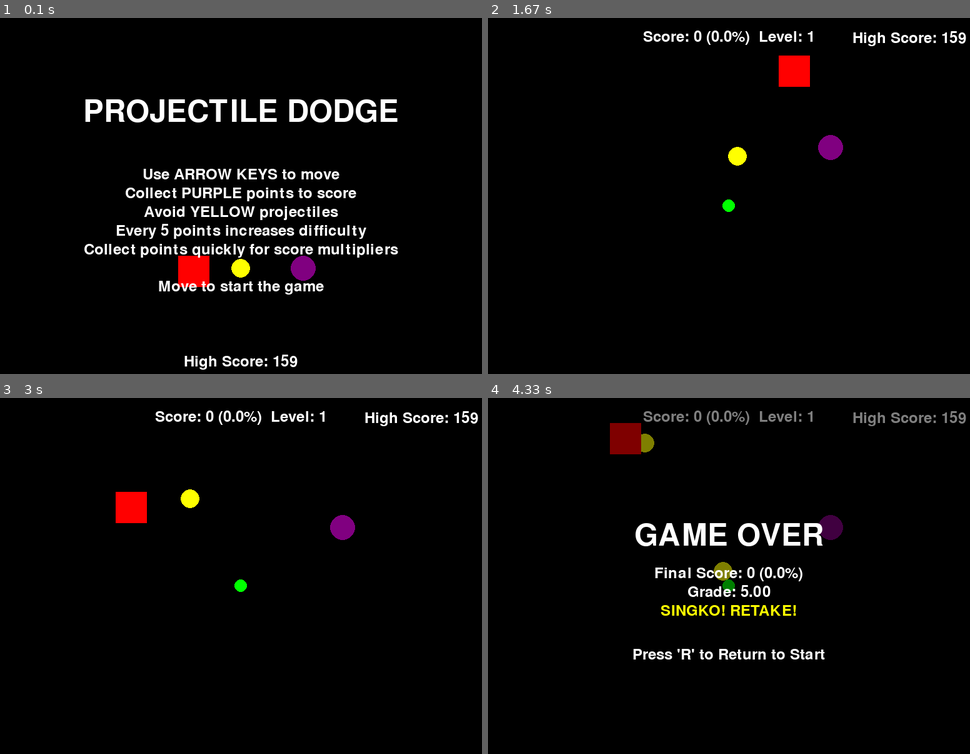
Above: before the commit, frames 1-4 (two rows, left to right).
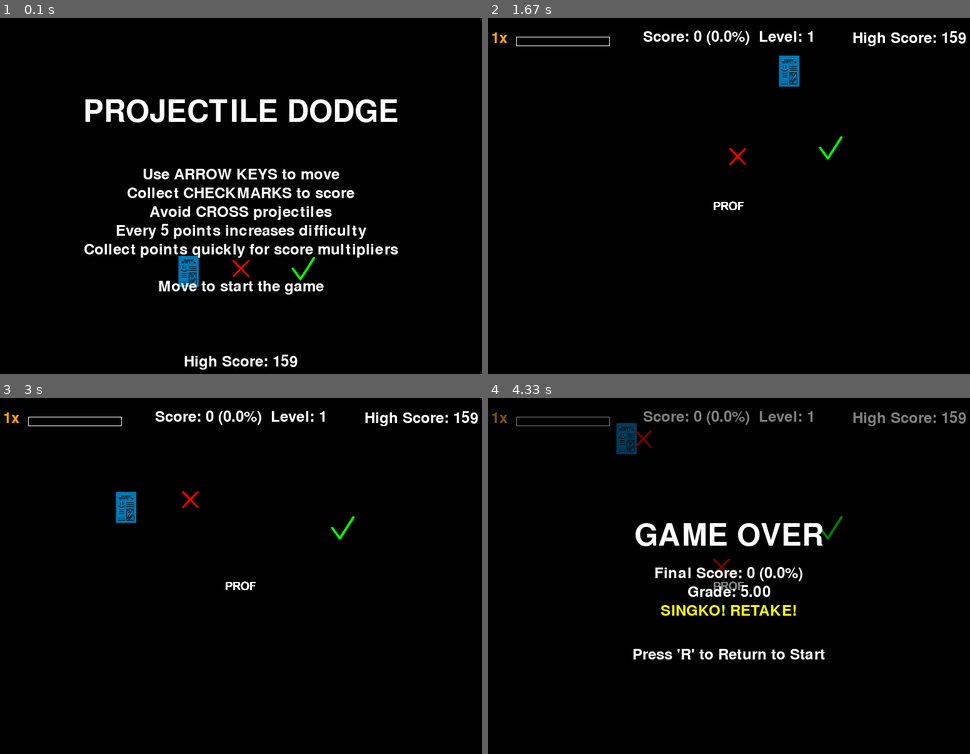
Above: after the commit, the same moments.

Repository: ThatDott/The-Last-Bluebook
Game: pygame game, started from pygame_template.py
Two runs of this game, one before a commit and one after it. Both use one fixed random seed, a clock stepped at 60 frames per second and the inputs below.
Inputs:
- Up to frame 1 (0.1 s): no input
- Up to frame 2 (1.67 s): hold Right 0.33-0.8 s; hold Up 0.83-1.13 s; hold Right 1.17-1.63 s
- Up to frame 3 (3 s): hold Left 1.67-2.2 s; hold Down 2.23-2.53 s; hold Left 2.57-2.97 s
- Up to frame 4 (4.33 s): hold Up 3-3.37 s; hold Right 3.4-4.03 s

The runs differ from the first frame. In frame 1, 2.7% of the frame differs, in the area x 26-74%, y 47-76%; in frame 2, 1.3%; in frame 3, 1.3%; in frame 4, 1.3%.

Commit message:
feat: convert game objects to sprites with custom image support

Diff:
--- a/pygame_template.py
+++ b/pygame_template.py
@@ -37,11 +37,75 @@
 pygame.display.set_caption("Projectile Dodge Game")
 clock = pygame.time.Clock()
 
-# Create sounds directory if it doesn't exist
+# Create directories if they don't exist
 sounds_dir = os.path.join(os.path.dirname(os.path.abspath(__file__)), "sounds")
+images_dir = os.path.join(os.path.dirname(os.path.abspath(__file__)), "images")
 os.makedirs(sounds_dir, exist_ok=True)
-
-# Load sound files
+os.makedirs(images_dir, exist_ok=True)
+
+# Load images or use defaults
+try:
+    # Try to load player image
+    player_image_path = os.path.join(images_dir, "player.png")
+    if os.path.exists(player_image_path):
+        player_image = pygame.image.load(player_image_path).convert()
+    else:
+        player_image = pygame.Surface((50, 50))
+        player_image.fill(RED)
+
+    # Try to load generator image
+    generator_image_path = os.path.join(images_dir, "generator.png")
+    if os.path.exists(generator_image_path):
+        generator_image = pygame.image.load(generator_image_path).convert_alpha()
+    else:
+        generator_image = pygame.Surface((20, 20))
+        generator_image.fill(GREEN)
+
+    # Try to load projectile image
+    projectile_image_path = os.path.join(images_dir, "projectile.png")
+    if os.path.exists(projectile_image_path):
+        projectile_image = pygame.image.load(projectile_image_path).convert_alpha()
+    else:
+        projectile_image = pygame.Surface((30, 30), pygame.SRCALPHA)
+        pygame.draw.circle(projectile_image, YELLOW, (15, 15), 15)
+
+    # Try to load point image
+    point_image_path = os.path.join(images_dir, "point.png")
+    if os.path.exists(point_image_path):
+        point_image = pygame.image.load(point_image_path).convert_alpha()
+    else:
+        point_image = pygame.Surface((40, 40), pygame.SRCALPHA)
+        pygame.draw.circle(point_image, PURPLE, (20, 20), 20)
+
+except Exception as e:
+    print(f"Error loading images: {e}")
+    # Create default images if loading fails
+    player_image = pygame.Surface((50, 50))
+    player_image.fill(RED)
+
+    generator_image = pygame.Surface((20, 20))
+    generator_image.fill(GREEN)
+
+    projectile_image = pygame.Surface((30, 30), pygame.SRCALPHA)
+    pygame.draw.circle(projectile_image, YELLOW, (15, 15), 15)
+
+    point_image = pygame.Surface((40, 40), pygame.SRCALPHA)
+    pygame.draw.circle(point_image, PURPLE, (20, 20), 20)
+
+# Resize images to match the original sizes
+player_size = 50
+player_image = pygame.transform.scale(player_image, (0.67 * player_size, player_size))
+
+generator_size = 50
+generator_image = pygame.transform.scale(generator_image, (generator_size, generator_size))
+
+projectile_size = 15
+projectile_image = pygame.transform.scale(projectile_image, (projectile_size*2, projectile_size*2))
+
+point_size = 20
+point_image = pygame.transform.scale(point_image, (point_size*2, point_size*2))
+
+# Create sound files if they don't exist
 try:
     # Game over sound
     game_over_sound = pygame.mixer.Sound(os.path.join(sounds_dir, "game_over.wav"))
@@ -61,7 +125,6 @@
 
 # Game variables
 player_pos = [SCREEN_WIDTH // 4, SCREEN_HEIGHT // 4]  # Start player away from center
-player_size = 50
 player_speed = 5
 game_state = STATE_START_SCREEN
 score = 0
@@ -80,7 +143,6 @@
 
 # Projectile variables
 projectiles = []
-projectile_size = 15
 projectile_speed = 4
 last_projectile_time = time.time()
 base_projectile_interval = 1.0  # Base interval (1 projectile per second)
@@ -89,11 +151,32 @@
 
 # Point object variables
 point_pos = [0, 0]
-point_size = 20
 min_distance_from_center = 150  # Minimum distance from center
 
-class Projectile:
+# Sprite classes
+class Player(pygame.sprite.Sprite):
+    def __init__(self, x, y):
+        super().__init__()
+        self.image = player_image
+        self.rect = self.image.get_rect()
+        self.rect.topleft = (x, y)
+
+    def update(self, x, y):
+        self.rect.topleft = (x, y)
+
+class Generator(pygame.sprite.Sprite):
+    def __init__(self):
+        super().__init__()
+        self.image = generator_image
+        self.rect = self.image.get_rect()
+        self.rect.center = (CENTER_X, CENTER_Y)
+
+class Projectile(pygame.sprite.Sprite):
     def __init__(self, target_x, target_y):
+        super().__init__()
+        self.image = projectile_image
+        self.rect = self.image.get_rect()
+        self.rect.center = (CENTER_X, CENTER_Y)
         self.x = CENTER_X
         self.y = CENTER_Y
 
@@ -115,6 +198,7 @@
     def update(self):
         self.x += self.dx
         self.y += self.dy
+        self.rect.center = (self.x, self.y)
 
         # Check if projectile is out of bounds
         if (self.x < -projectile_size or self.x > SCREEN_WIDTH + projectile_size or
@@ -122,18 +206,31 @@
             return False  # Remove this projectile
         return True
 
-    def draw(self):
-        pygame.draw.circle(screen, YELLOW, (int(self.x), int(self.y)), projectile_size)
-
-    def check_collision(self, player_x, player_y, player_size):
-        # Simple collision detection using distance between centers
-        dx = self.x - (player_x + player_size/2)
-        dy = self.y - (player_y + player_size/2)
-        distance = math.sqrt(dx*dx + dy*dy)
-
-        # If the distance is less than the sum of radii, collision occurred
-        # Using player_size/2 as an approximation for player's radius
-        return distance < (projectile_size + player_size/2)
+    def check_collision(self, player_rect):
+        # Use pygame's built-in collision detection
+        return self.rect.colliderect(player_rect)
+
+class Point(pygame.sprite.Sprite):
+    def __init__(self, x, y):
+        super().__init__()
+        self.image = point_image
+        self.rect = self.image.get_rect()
+        self.rect.center = (x, y)
+
+    def update(self, x, y):
+        self.rect.center = (x, y)
+
+# Create sprite instances
+player = Player(player_pos[0], player_pos[1])
+generator = Generator()
+point = Point(0, 0)  # Will be positioned later
+
+# Sprite groups
+all_sprites = pygame.sprite.Group()
+projectile_sprites = pygame.sprite.Group()
+all_sprites.add(generator)
+all_sprites.add(player)
+all_sprites.add(point)
 
 def get_grade_info(score):
     """Get grade and message based on score percentage"""
@@ -247,15 +344,25 @@
     """Start a new game"""
     global player_pos, projectiles, game_state, score, last_projectile_time, point_pos
     global difficulty_level, projectile_interval, score_multiplier, last_point_time
+    global projectile_sprites
 
     player_pos = [SCREEN_WIDTH // 4, SCREEN_HEIGHT // 4]
+    player.update(player_pos[0], player_pos[1])
+
+    # Clear projectiles
     projectiles = []
+    projectile_sprites.empty()
+
     game_state = STATE_PLAYING
     score = 0
     difficulty_level = 1
     projectile_interval = base_projectile_interval
     last_projectile_time = time.time()
+
+    # Generate new point position
     point_pos = generate_point_position()
+    point.update(point_pos[0], point_pos[1])
+
     score_multiplier = 1
     last_point_time = time.time()
 
@@ -312,27 +419,17 @@
         player_pos[0] = max(0, min(player_pos[0], SCREEN_WIDTH - player_size))
         player_pos[1] = max(0, min(player_pos[1], SCREEN_HEIGHT - player_size))
 
+        # Update player sprite position
+        player.update(player_pos[0], player_pos[1])
+
     return True
 
 def check_point_collision():
     """Check if player has collected the point"""
     global score, point_pos, score_multiplier, last_point_time
 
-    # Get player center
-    player_center_x = player_pos[0] + player_size/2
-    player_center_y = player_pos[1] + player_size/2
-
-    # Get point center
-    point_center_x = point_pos[0]
-    point_center_y = point_pos[1]
-
-    # Calculate distance
-    dx = player_center_x - point_center_x
-    dy = player_center_y - point_center_y
-    distance = math.sqrt(dx*dx + dy*dy)
-
-    # Check collision (using player_size/2 + point_size as collision radius)
-    if distance < (player_size/2 + point_size):
+    # Use sprite collision detection
+    if player.rect.colliderect(point.rect):
         current_time = time.time()
 
         # Check if this point was collected within the multiplier time window
@@ -343,14 +440,15 @@
             # Reset multiplier if too much time has passed
             score_multiplier = 1
 
-        # Add score with multiplier
-        score += 1 * score_multiplier
+        # Add score with multiplier (score_multiplier points per collection)
+        score += score_multiplier
 
         # Update last point time
         last_point_time = current_time
 
         # Generate new point
         point_pos = generate_point_position()
+        point.update(point_pos[0], point_pos[1])
         point_sound.play()  # Play point sound
 
         # Check if difficulty should increase
@@ -361,7 +459,7 @@
 
 def update():
     """Update game state"""
-    global projectiles, last_projectile_time, game_state
+    global projectiles, last_projectile_time, game_state, projectile_sprites
 
     if game_state != STATE_PLAYING:
         return
@@ -375,6 +473,7 @@
         # Create a new projectile aimed at the player's current position
         new_projectile = Projectile(player_pos[0] + player_size/2, player_pos[1] + player_size/2)
         projectiles.append(new_projectile)
+        projectile_sprites.add(new_projectile)
         last_projectile_time = current_time
 
         # Play projectile launch sound
@@ -385,7 +484,7 @@
     while i < len(projectiles):
         if projectiles[i].update():
             # Check for collision with player
-            if projectiles[i].check_collision(player_pos[0], player_pos[1], player_size):
+            if projectiles[i].check_collision(player.rect):
                 game_state = STATE_GAME_OVER
                 game_over_sound.play()  # Play game over sound
 
@@ -397,6 +496,7 @@
             i += 1
         else:
             # Remove projectile if it's out of bounds
+            projectile_sprites.remove(projectiles[i])
             projectiles.pop(i)
 
     # Check if player collected a point
@@ -415,8 +515,8 @@
     font_instructions = pygame.font.SysFont(None, 36)
     instructions = [
         "Use ARROW KEYS to move",
-        "Collect PURPLE points to score",
-        "Avoid YELLOW projectiles",
+        "Collect CHECKMARKS to score",
+        "Avoid CROSS projectiles",
         "Every 5 points increases difficulty",
         "Collect points quickly for score multipliers",
         "",
@@ -424,9 +524,9 @@
     ]
 
     # Draw player and projectile examples
-    pygame.draw.rect(screen, RED, (SCREEN_WIDTH/2 - 100, SCREEN_HEIGHT/2 + 80, player_size, player_size))
-    pygame.draw.circle(screen, YELLOW, (int(SCREEN_WIDTH/2), int(SCREEN_HEIGHT/2 + 100)), projectile_size)
-    pygame.draw.circle(screen, PURPLE, (int(SCREEN_WIDTH/2 + 100), int(SCREEN_HEIGHT/2 + 100)), point_size)
+    screen.blit(player_image, (SCREEN_WIDTH/2 - 100, SCREEN_HEIGHT/2 + 80))
+    screen.blit(projectile_image, (SCREEN_WIDTH/2 - projectile_size, SCREEN_HEIGHT/2 + 100 - projectile_size))
+    screen.blit(point_image, (SCREEN_WIDTH/2 + 100 - point_size, SCREEN_HEIGHT/2 + 100 - point_size))
 
     # Draw high score
     high_score_text = font_instructions.render(f"High Score: {high_score}", True, WHITE)
@@ -443,21 +543,21 @@
 
 def draw_multiplier_bar():
     """Draw the multiplier timer bar and current multiplier"""
+    # Always draw multiplier text, even at 1x
+    font = pygame.font.SysFont(None, 36)
+    multiplier_text = font.render(f"{score_multiplier}x", True, ORANGE)
+    multiplier_rect = multiplier_text.get_rect(topleft=(20, 20))
+    screen.blit(multiplier_text, multiplier_rect)
+
+    # Draw timer bar background
+    bar_width = 150
+    bar_height = 15
+    bar_x = 60
+    bar_y = 30
+    pygame.draw.rect(screen, WHITE, (bar_x, bar_y, bar_width, bar_height), 1)
+
+    # Draw timer bar fill only if multiplier > 1
     if score_multiplier > 1:
-        # Draw multiplier text
-        font = pygame.font.SysFont(None, 36)
-        multiplier_text = font.render(f"{score_multiplier}x", True, ORANGE)
-        multiplier_rect = multiplier_text.get_rect(topleft=(20, 20))
-        screen.blit(multiplier_text, multiplier_rect)
-
-        # Draw timer bar background
-        bar_width = 150
-        bar_height = 15
-        bar_x = 60
-        bar_y = 30
-        pygame.draw.rect(screen, WHITE, (bar_x, bar_y, bar_width, bar_height), 1)
-
-        # Draw timer bar fill
         fill_width = int((multiplier_timer / multiplier_duration) * bar_width)
         if fill_width > 0:
             pygame.draw.rect(screen, ORANGE, (bar_x, bar_y, fill_width, bar_height))
@@ -467,18 +567,9 @@
     # Clear the screen
     screen.fill(BLACK)
 
-    # Draw center point (source of projectiles)
-    pygame.draw.circle(screen, GREEN, (CENTER_X, CENTER_Y), 10)
-
-    # Draw point object
-    pygame.draw.circle(screen, PURPLE, (point_pos[0], point_pos[1]), point_size)
-
-    # Draw projectiles
-    for projectile in projectiles:
-        projectile.draw()
-
-    # Draw player (a simple rectangle)
-    pygame.draw.rect(screen, RED, (player_pos[0], player_pos[1], player_size, player_size))
+    # Draw all sprites
+    all_sprites.draw(screen)
+    projectile_sprites.draw(screen)
 
     # Get percentage only (not grade or message during gameplay)
     percentage = min(100, (score / 200) * 100)
@@ -562,6 +653,7 @@
 
     # Initialize point position
     point_pos = generate_point_position()
+    point.update(point_pos[0], point_pos[1])
 
     running = True
 
Binary file added: images/generator.png
Binary file added: images/player.png
Binary file added: images/point.png
Binary file added: images/projectile.png
